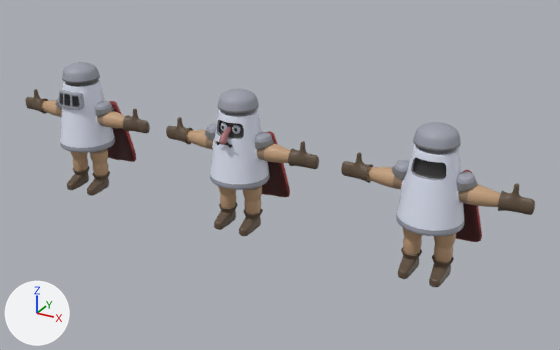
Before and after pictures for a commit that changed the Blender file Modelos 3D/Salt Knight/PROJ/TRUE Salt Knight.blend.
Rendered twice from a 50 mm lens placed at (19.3, -30.8, 18.7), pointed at (1.9, 0.7, 2.9). The axes (+X, +Y, +Z) are drawn at lower left. The lights are the same throughout.

Names of what the first picture shows: 'Salt Knight COM ROSTO', 'Salt Knight COM ROSTO.001', 'Salt Knight COM ROSTO.003', 'Salt Knight COM ROSTO.004'.
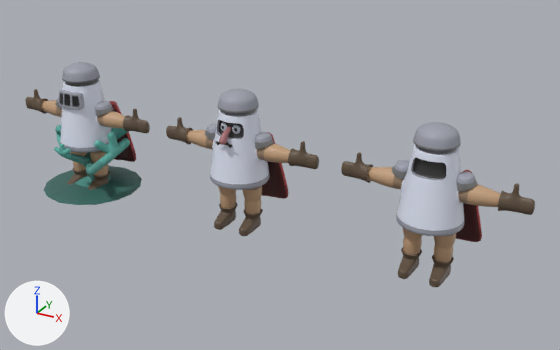
Pixel boxes [x1, y1, x2, y2] of what changed, in the pictures (560 x 350 px):
'Salt Knight COM ROSTO.001', moved: before [262, 131, 290, 198]; after [166, 89, 319, 236]
'Plane', added (cyan): after [44, 125, 142, 205]
'Salt Knight COM ROSTO', unchanged, covered by the edit: before [166, 89, 319, 236]

The change in detail:
Mesh me_plane is new.
It has 264 vertices, 276 faces, 1 loose edge and spans x -5.63..5.63, y -5.63..5.63, z 0.0..4.08.
It uses material mat_texture (picture img_salt_knight_text_png).
Object 'Salt Knight COM ROSTO.001' (ob_salt_knight_com_rosto_001) moves from (0.0, 0.0, 0.0) to (0.0, -0.16, 0.0).
Object 'Plane' (ob_plane) is new; it shows me_plane.
Its location is (-10.0, 0.0, -0.08).
It gains a SUBSURF modifier named 'Subdivision'.
